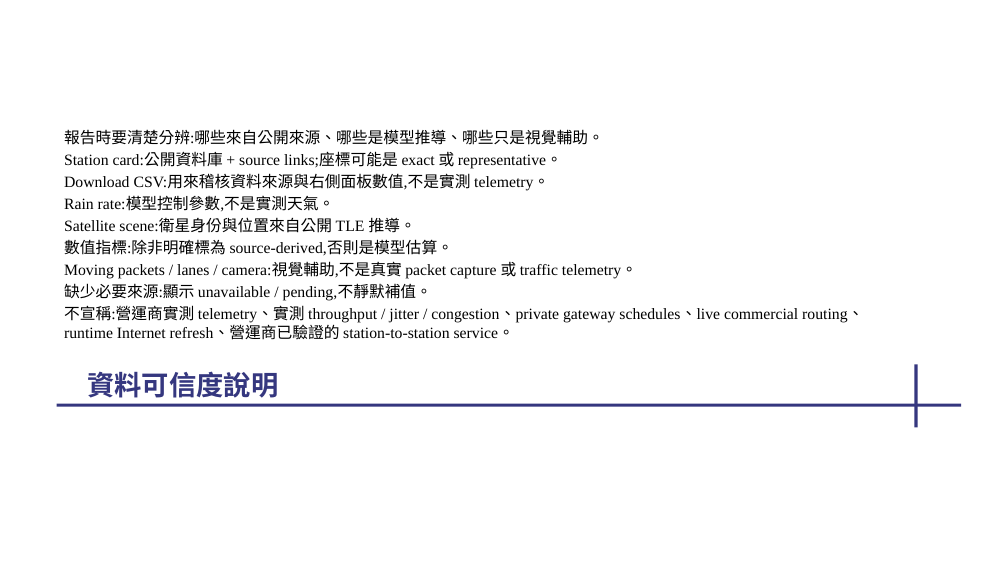
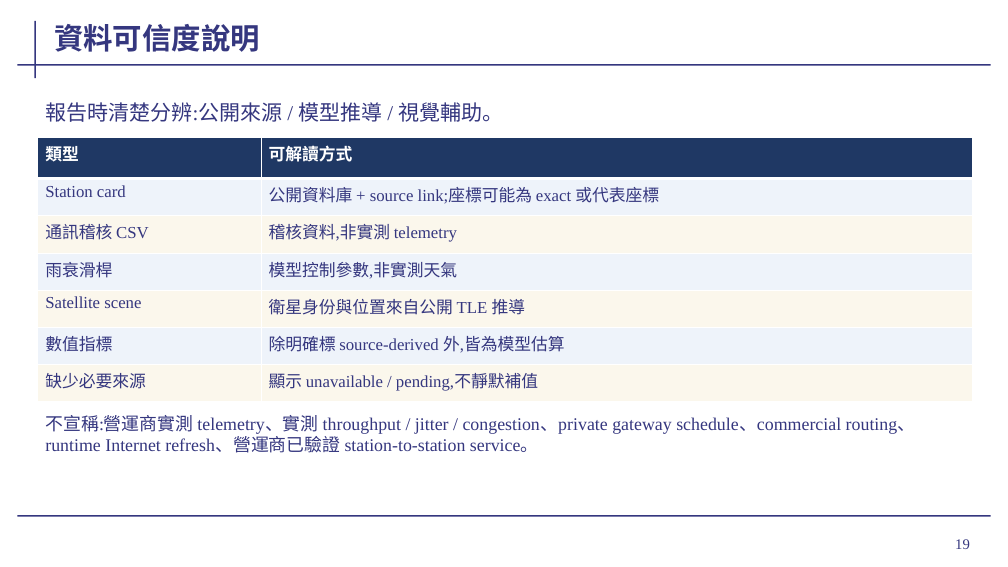
Before and after one commit to cedarwud/scenario-globe-viewer, a slide deck: slide 19 of docs/presentation/wave2-progress-2026-05-19.pptx. Drawn at 1008x567 pixels with LibreOffice and Linux fonts; fonts in the diff are those of the drawing; background and template pictures are left out. Boxes give left, top, right and bottom in pixels: in the first picture for what was removed or moved away, otherwise in the second. Text is boxed around its words. In the diff, an @@ line names an element or a change of style, - is before the commit and + after.

```diff
--- a/docs/presentation/wave2-progress-2026-05-19.pptx
+++ b/docs/presentation/wave2-progress-2026-05-19.pptx
@@ line added from (36, 21) to (36, 78), #35377F 1.5 pt @@
@@ title "資料可信度說明" moved from (x1=87, y1=371, x2=278, y2=398) to (x1=54, y1=24, x2=260, y2=52) @@
@@ title "資料可信度說明" at (x1=54, y1=24, x2=260, y2=52): size 26 to 28 pt; vertical alignment top to bottom @@
@@ line added from (17, 65) to (991, 65), #35377F 1.5 pt @@
@@ text added at (x1=45, y1=102, x2=503, y2=122), 20 pt, text #35377F @@
+報告時清楚分辨:公開來源 / 模型推導 / 視覺輔助。
@@ table added at (x1=38, y1=138, x2=972, y2=402), 7 rows, 2 columns @@
+類型 | 可解讀方式
+Station card | 公開資料庫 + source link;座標可能為 exact 或代表座標
+通訊稽核 CSV | 稽核資料,非實測 telemetry
+雨衰滑桿 | 模型控制參數,非實測天氣
+Satellite scene | 衛星身份與位置來自公開 TLE 推導
+數值指標 | 除明確標 source-derived 外,皆為模型估算
+缺少必要來源 | 顯示 unavailable / pending,不靜默補值
@@ text removed at (x1=64, y1=129, x2=863, y2=340) @@
-報告時要清楚分辨:哪些來自公開來源、哪些是模型推導、哪些只是視覺輔助。
-Station card:公開資料庫 + source links;座標可能是 exact 或 representative。
-Download CSV:用來稽核資料來源與右側面板數值,不是實測 telemetry。
-Rain rate:模型控制參數,不是實測天氣。
-Satellite scene:衛星身份與位置來自公開 TLE 推導。
-數值指標:除非明確標為 source-derived,否則是模型估算。
-Moving packets / lanes / camera:視覺輔助,不是真實 packet capture 或 traffic telemetry。
-缺少必要來源:顯示 unavailable / pending,不靜默補值。
-不宣稱:營運商實測 telemetry、實測 throughput / jitter / congestion、private gateway schedules、live commercial routing、runtime Internet refresh、營運商已驗證的 station-to-station service。
@@ line removed from (917, 364) to (917, 427) @@
@@ text added at (x1=45, y1=415, x2=916, y2=453), 17 pt, text #35377F @@
+不宣稱:營運商實測 telemetry、實測 throughput / jitter / congestion、private gateway schedule、commercial routing、runtime Internet refresh、營運商已驗證 station-to-station service。
@@ line removed from (57, 405) to (962, 405) @@
@@ line added from (17, 516) to (991, 516), #35377F 1.5 pt @@
@@ page number added at (x1=955, y1=539, x2=970, y2=549), 14 pt, text #35377F @@
+19
```
Also in this commit, not shown: 21 other slides changed, 1 slide added, 1 slide removed, 2 other files.
